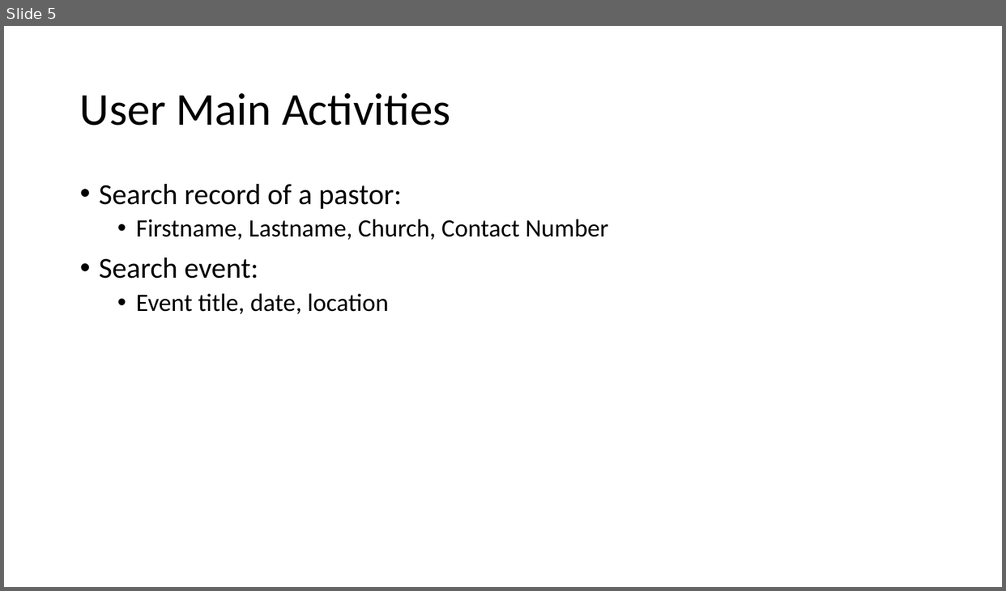
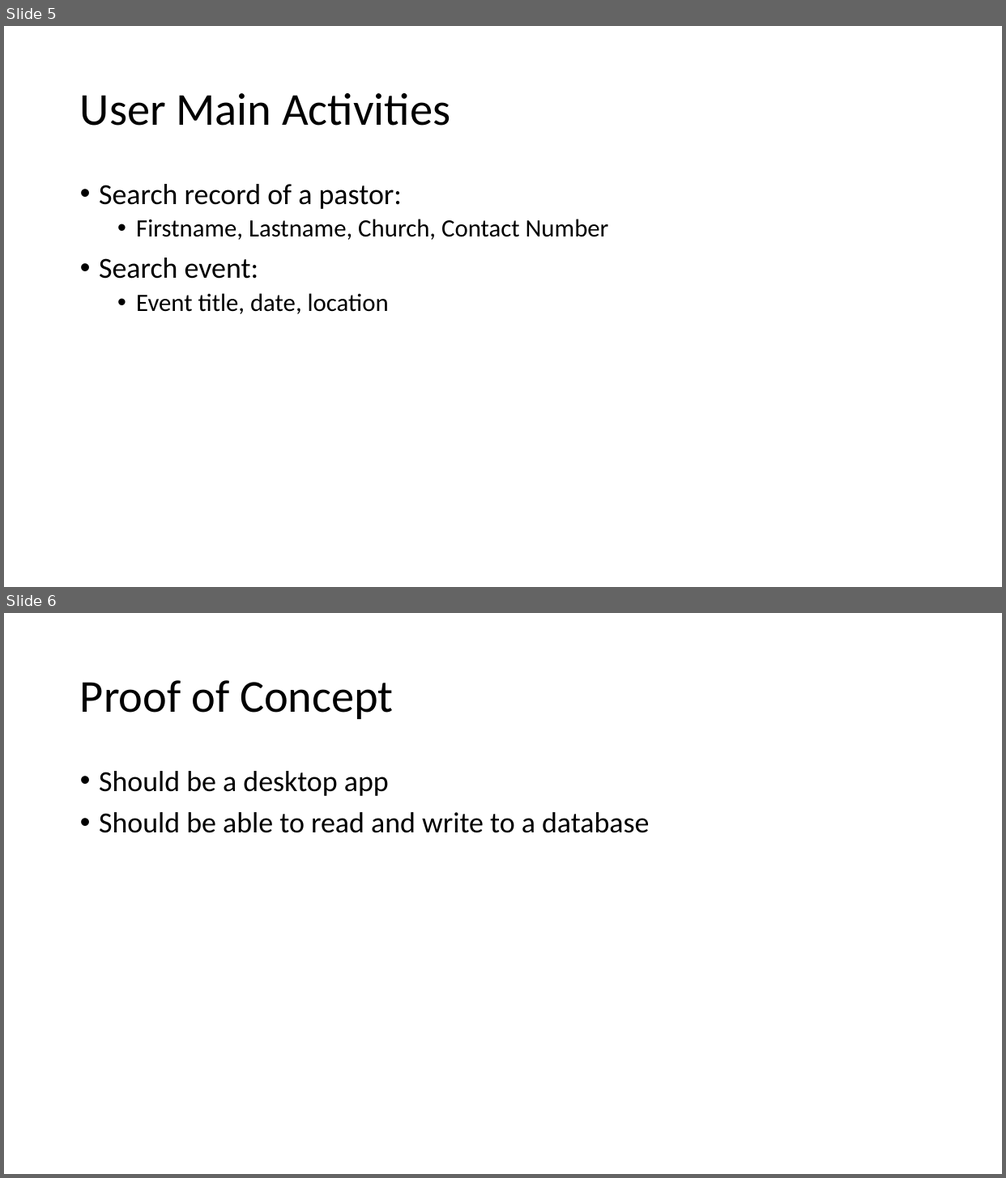
Before and after one commit to rexsace/EHCPPortal, a slide deck: docu/EHCP Portal.pptx. Shown one above the other, each under a label of ours: slide 5 before the commit, slides 5 and 6 after it. The pictures are 1006x591 and 1006x1178 pixels, drawn with LibreOffice and Linux fonts; fonts in the diff are those of the drawing. Boxes give left, top, right and bottom in pixels: in the first picture for what was removed or moved away, otherwise in the second. Text is boxed around its words. In the diff, an @@ line names an element or a change of style, - is before the commit and + after.

```diff
--- a/docu/EHCP Portal.pptx
+++ b/docu/EHCP Portal.pptx
@@ slide 6 added at [4, 613, 1002, 1174], background #FFFFFF @@
@@ title added at [80, 680, 394, 719], 44 pt, text #000000 @@
+Proof of Concept
@@ text added at [99, 771, 649, 833], 28 pt, text #000000 @@
+• Should be a desktop app
+• Should be able to read and write to a database
```
Also in this commit, not shown: 1 other slide added.
